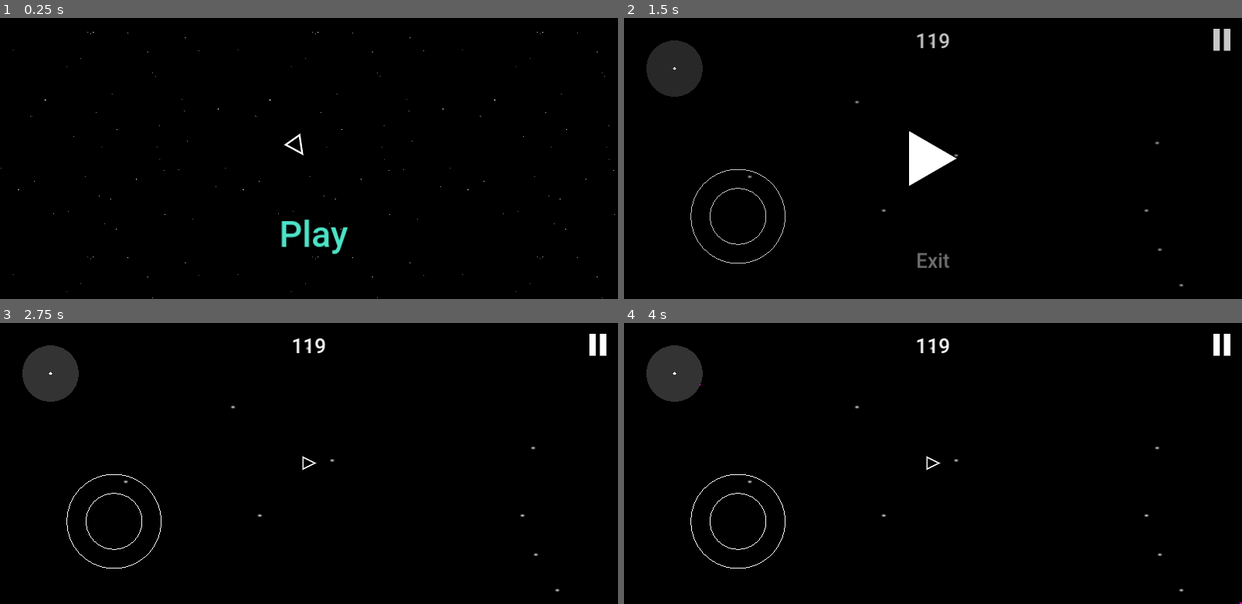
Above: before the commit, frames 1-4 (two rows, left to right).
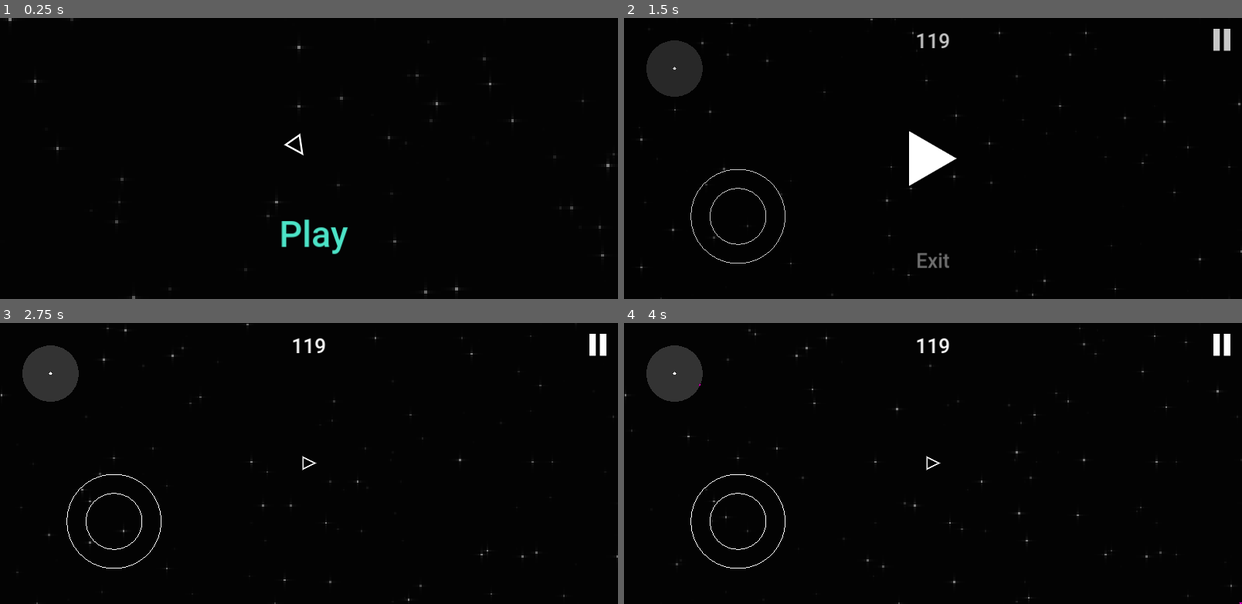
Above: after the commit, the same moments.

Repository: Ryu204/name-later
Game: Godot game, scene res://Layouts/index.tscn
The game is run twice, just before and just after one commit, with the same random seed, the same clock (stepped at 60 frames per second) and the same inputs.
Inputs (mouse positions are in pixels of both pictures, inside the frame that each line leads up to):
- Up to frame 1 (0.25 s): no input
- Up to frame 2 (1.5 s): click "Play" at 0.5 s; click (1223, 40) at 1.25 s
- Up to frame 3 (2.75 s): click (309, 463) at 2 s
- Up to frame 4 (4 s): move the mouse to (1068, 449) at 2.77 s; click (1068, 449) at 2.92 s; move the mouse to (809, 477) at 3.52 s; click (809, 477) at 3.67 s

The runs differ from the first frame. In frame 1, 0.2% of the frame differs, in the area x 0-100%, y 0-100%; in frame 2, 0.2%; in frame 3, 0.2%; in frame 4, 0.2%.

Commit message:
Feat: add star background

Diff:
--- /dev/null
+++ b/Components/Environments/star_background.gd
@@ -0,0 +1,11 @@
+extends Control
+
+@export var camera: Camera2D
+
+func _process(_delta: float) -> void:
+	material.set_shader_parameter("iTime", Time.get_ticks_msec() / 1000.0)
+	if camera:
+		material.set_shader_parameter("screen_size", camera.get_viewport_rect().size / camera.zoom.x)
+		material.set_shader_parameter("camera_position", camera.get_screen_center_position())
+	else:
+		material.set_shader_parameter("screen_size", get_viewport_rect().size)
--- /dev/null
+++ b/Components/Environments/star_background.tscn
@@ -0,0 +1,20 @@
+[gd_scene load_steps=4 format=3 uid="uid://c6ux3wsr8t3p"]
+
+[ext_resource type="Shader" path="res://Shaders/star_background.gdshader" id="1_khm4v"]
+[ext_resource type="Script" path="res://Components/Environments/star_background.gd" id="2_blpnw"]
+
+[sub_resource type="ShaderMaterial" id="ShaderMaterial_r4dvh"]
+shader = ExtResource("1_khm4v")
+shader_parameter/iTime = null
+shader_parameter/camera_position = null
+shader_parameter/screen_size = null
+
+[node name="StarBackground" type="ColorRect"]
+z_index = -5
+material = SubResource("ShaderMaterial_r4dvh")
+anchors_preset = 15
+anchor_right = 1.0
+anchor_bottom = 1.0
+grow_horizontal = 2
+grow_vertical = 2
+script = ExtResource("2_blpnw")
--- a/Layouts/game.tscn
+++ b/Layouts/game.tscn
@@ -7,12 +7,12 @@
 [ext_resource type="Script" path="res://Scripts/minimap.gd" id="5_2eeet"]
 [ext_resource type="Shader" path="res://Shaders/minimap.gdshader" id="6_clplf"]
 [ext_resource type="PackedScene" uid="uid://d15dv55or5iyv" path="res://Components/Player/player.tscn" id="6_klyhy"]
-[ext_resource type="Texture2D" uid="uid://csnksmmsbhq5c" path="res://Textures/background.png" id="6_so354"]
 [ext_resource type="PackedScene" uid="uid://dcgisaekr00fh" path="res://Components/Manager/enemy_manager.tscn" id="7_qbvme"]
 [ext_resource type="PackedScene" uid="uid://vyxt354l20i1" path="res://Components/Manager/environment_manager.tscn" id="8_sisi1"]
 [ext_resource type="Script" path="res://Components/Manager/powerup_manager.gd" id="9_mrtnv"]
+[ext_resource type="PackedScene" uid="uid://c6ux3wsr8t3p" path="res://Components/Environments/star_background.tscn" id="11_r5tyt"]
 
-[sub_resource type="ShaderMaterial" id="ShaderMaterial_fos6f"]
+[sub_resource type="ShaderMaterial" id="ShaderMaterial_ke3to"]
 shader = ExtResource("6_clplf")
 
 [node name="Game" type="Node"]
@@ -75,10 +75,10 @@
 
 [node name="Camera2D2" type="Camera2D" parent="CanvasLayer/SubViewportContainer/SubViewport"]
 
-[node name="Sprite2D" type="Sprite2D" parent="."]
-scale = Vector2(6.815, 4.52)
-texture = ExtResource("6_so354")
-region_rect = Rect2(74, 0, 326, 400)
+[node name="ParallaxBackground" type="ParallaxBackground" parent="CanvasLayer"]
+
+[node name="StarBackground" parent="CanvasLayer/ParallaxBackground" node_paths=PackedStringArray("camera") instance=ExtResource("11_r5tyt")]
+camera = NodePath("../../../Camera2D")
 
 [node name="EnemySpawner" parent="." node_paths=PackedStringArray("player") instance=ExtResource("7_qbvme")]
 player = NodePath("../Player")
--- a/Layouts/main_menu.tscn
+++ b/Layouts/main_menu.tscn
@@ -1,7 +1,7 @@
 [gd_scene load_steps=5 format=3 uid="uid://cuw40d8kilgde"]
 
 [ext_resource type="Script" path="res://Layouts/main_menu.gd" id="1_jrvax"]
-[ext_resource type="PackedScene" uid="uid://bsc36qwwucx16" path="res://Components/background.tscn" id="2_nl44m"]
+[ext_resource type="PackedScene" uid="uid://c6ux3wsr8t3p" path="res://Components/Environments/star_background.tscn" id="2_tu67v"]
 [ext_resource type="PackedScene" uid="uid://d15dv55or5iyv" path="res://Components/Player/player.tscn" id="3_0bie5"]
 [ext_resource type="Theme" uid="uid://bc40efy8a55jg" path="res://Themes/main.tres" id="3_qqh6f"]
 
@@ -10,7 +10,7 @@
 
 [node name="CanvasLayer" type="CanvasLayer" parent="."]
 
-[node name="TextureRect" parent="CanvasLayer" instance=ExtResource("2_nl44m")]
+[node name="StarBackground" parent="CanvasLayer" instance=ExtResource("2_tu67v")]
 
 [node name="Control" type="Control" parent="CanvasLayer"]
 layout_mode = 3
--- /dev/null
+++ b/Shaders/star_background.gdshader
@@ -0,0 +1,42 @@
+shader_type canvas_item;
+
+uniform float iTime;
+uniform vec2 camera_position;
+uniform vec2 screen_size;
+const vec3 STAR_COLOR = vec3(0.1, 0.1, 0.1);
+
+float rand(vec2 st) {
+    vec2 r = fract(sin(st) * 2.7644437);
+    return fract(r.y * 276.44437 + r.x);
+}
+
+float particles(vec2 st) {
+    float r = rand(floor(st));
+    return 0.01 + smoothstep(0.995, 1.0, r) * max(0.0, sin(r * 34433.0 + iTime));
+}
+
+vec3 avg(vec2 st, float a) {
+    vec2 A = vec2(0.0, a);
+    return STAR_COLOR * (
+        particles(st) +
+        particles(st + A) +
+        particles(st + A.yx) +
+        particles(st - A) +
+        particles(st - A.yx)
+    );
+}
+
+vec3 stars(vec2 st) {
+    vec3 color = vec3(0.0);
+    for (float i = 5.0; i > 0.0; --i) {
+        color += mix(color, avg(st, i), 1.5);
+    }
+    return color + particles(st);
+}
+
+void fragment() {
+	vec2 screen_position = SCREEN_UV * screen_size - screen_size / 2.0;
+    vec2 uv = screen_position + camera_position;
+	uv /= 5.0;
+    COLOR = vec4(stars(uv), 0.5);
+}
Not shown: 1 places in Layouts/game.tscn that only renumber resources
